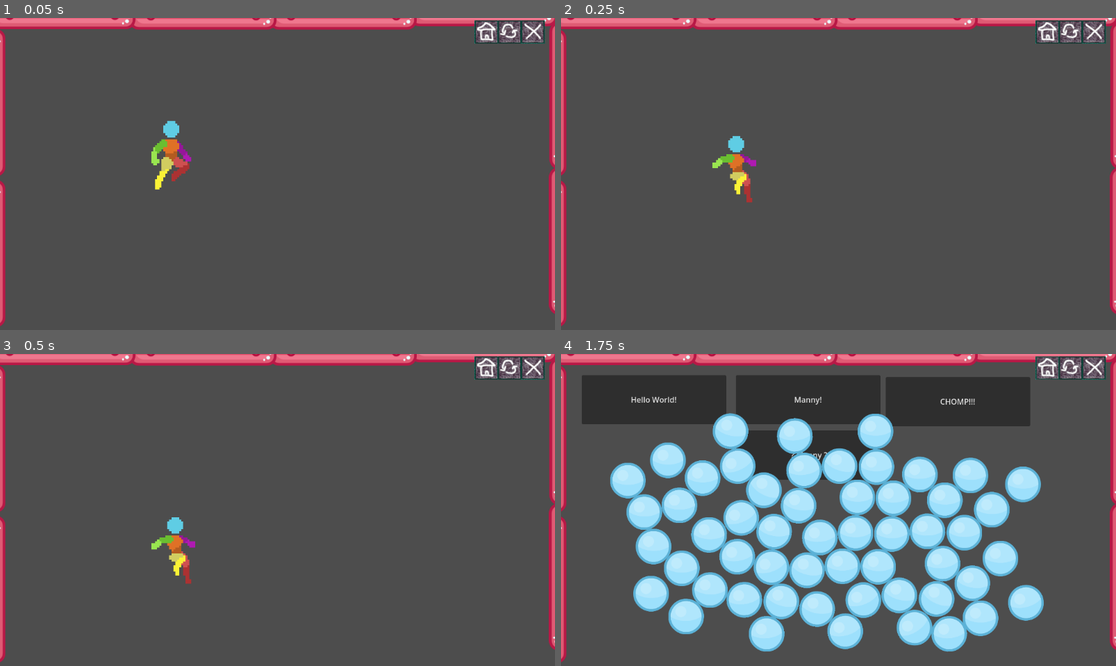
Above: before the commit, frames 1-4 (two rows, left to right).
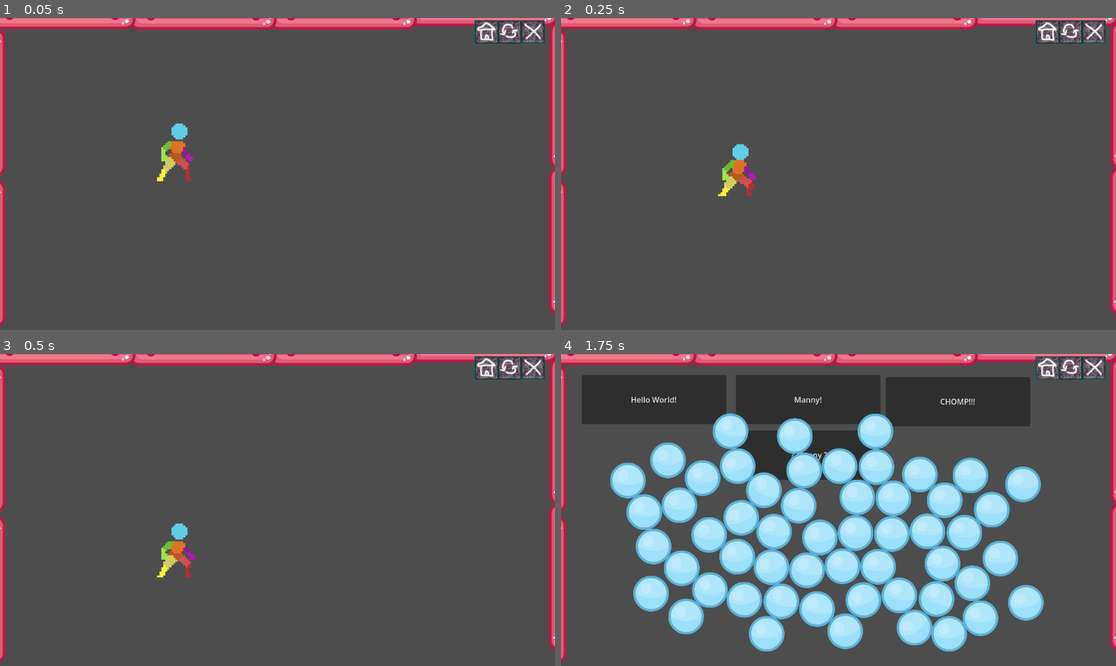
Above: after the commit, the same moments.

Repository: StevenPartridge/godot-learning
Game: Godot game, scene res://Manny2/MannysWorld2.tscn
Same seed, same stepped clock (60 frames per second), same inputs: the game is played once before the commit and once after it. This scene is started directly instead of the project's main scene.
Inputs (mouse positions are in pixels of both pictures, inside the frame that each line leads up to):
- Up to frame 1 (0.05 s): no input
- Up to frame 2 (0.25 s): no input
- Up to frame 3 (0.5 s): no input
- Up to frame 4 (1.75 s): move the mouse to (960, 494) at 0.52 s; hold Right (MoveRight) 0.53-1.25 s; hold S (Crouch) 0.53-1.25 s; tap Space (Jump) at 0.77, 0.8, 1.07 s; click (1049, 366) at 1.25 s

The runs differ from the first frame. In frame 1, 0.7% of the frame differs, in the area x 27-35%, y 32-56%; in frame 2, 0.8%, in the area x 27-36%, y 37-60%; in frame 3, 0.7%; in frame 4, nothing differs.

Commit message:
This is too close to perfect for me to NOT commit right now

Diff:
--- a/src/Manny2/Manny2.gd
+++ b/src/Manny2/Manny2.gd
@@ -1,26 +1,34 @@
 extends CharacterBody2D
+
+enum State {
+	IDLE,
+	WALK,
+	JUMP,
+	LAND,
+	CROUCH
+	# Add other states like ATTACK, CLIMB, etc.
+}
+
+const SPEED = 300.0
+const JUMP_VELOCITY = -600.0
+const DECELERATION = 0.1
 
 enum Direction { LEFT, RIGHT }
 var current_direction = Direction.RIGHT
 
-const SPEED = 300.0
-const JUMP_VELOCITY = -600.0
-const DECELERATION = 0.1
-const MIN_SCALE = 1
-const MAX_SCALE = 3
-const GROUND_POUND_SPEED = 600.0
-const BOUNCE_HEIGHT = 500.0
-const ROTATION_MULTIPLIER = 1.5
-const GROUND_POUND_COOLDOWN = 1.0
+var current_state = State.IDLE
+var previous_state = State.IDLE
 
 # Get the gravity from the project settings to be synced with RigidBody nodes.
 var gravity = ProjectSettings.get_setting("physics/2d/default_gravity")
+
 @onready var Manny = $AnimatedSprite2D
 
 func _physics_process(delta):
-	handle_inputs()
+	handle_input()
+	update_state()
+	play_animation_based_on_state()
 	update_velocity(delta)
-
 	move_and_slide()
 
 func update_velocity(delta):
@@ -31,46 +39,16 @@
 	if !Input.is_action_just_pressed("Crouch"):
 		var direction = get_input_direction()
 		update_horizontal_velocity(direction)
-		var new_animation = update_animation(direction)
-		if new_animation:
-			set_animation(new_animation)
-
-
-func set_animation(anim: String):
-	var current_animation = Manny.animation
-	var let_finish = ["LandOnGround"]
-	var should_finish = let_finish.any(func(string): return string == current_animation)
-	if should_finish and anim == current_animation:
-		return
-	if (Manny.animation != anim):
-		Manny.play(anim)
-
-func update_animation(direction: int):
-	var current_animation = Manny.animation
-	if current_animation == "SmallJump" and is_idle():
-		return "LandOnGround"
-	elif is_idle():
-		return "Idle"
-	elif !is_on_floor():
-		if Manny.animation != "SmallJump":
-			return "SmallJump"
-		else:
-			return
-	elif abs(velocity.x) >= 15:
-		return "Walk"
-	elif Input.is_action_just_pressed("Crouch"):
-		print("Not happening")
-		return "CrouchIdle"
-
-func is_idle():
-	var current_animation = Manny.animation
-	return !Input.is_action_pressed("Crouch") and is_on_floor() and abs(velocity.x) < 15
 
 func update_horizontal_velocity(direction: int):
 	if direction != 0:
 		velocity.x = direction * SPEED
 	else:
 		velocity.x = lerp(velocity.x, 0.0, DECELERATION)
+
+func apply_gravity(delta):
+	if not is_on_floor():
+		velocity.y += gravity * delta
 
 func get_input_direction() -> int:
 	var direction = 0
@@ -82,16 +60,54 @@
 		direction += 1
 	return direction
 
-func apply_gravity(delta):
-	if not is_on_floor():
-		velocity.y += gravity * delta
 
-func handle_inputs():
+func is_crouching():
+	return Input.is_action_pressed("Crouch") and is_on_floor() and get_input_direction() == 0
+
+func handle_input():
 	if Input.is_action_just_pressed("Jump") and is_on_floor():
+		current_state = State.JUMP
 		velocity.y = JUMP_VELOCITY
-	if Input.is_action_just_pressed("MoveLeft"):
+	if Input.is_action_just_pressed("MoveLeft") and is_on_floor():
 		current_direction = Direction.LEFT
+		current_state = State.WALK
 		Manny.flip_h = true
-	if Input.is_action_just_pressed("MoveRight"):
+	if Input.is_action_just_pressed("MoveRight") and is_on_floor():
 		current_direction = Direction.RIGHT
+		current_state = State.WALK
 		Manny.flip_h = false
+	if is_crouching():
+		current_state = State.CROUCH
+	elif is_on_floor() and get_input_direction() == 0:
+		current_state = State.IDLE
+
+func update_state():
+	# Update the state based on conditions, like landing
+	if is_on_floor() and previous_state == State.JUMP:
+		current_state = State.LAND
+
+func play_animation_based_on_state():
+	match current_state:
+		State.IDLE:
+			play_animation("Idle")
+		State.WALK:
+			play_animation("Walk")
+		State.JUMP:
+			play_animation("SmallJump")
+		State.LAND:
+			play_animation("LandOnGround")
+			# Set a deferred call to switch to idle after the landing animation
+			call_deferred("_set_state_idle")
+		State.CROUCH:
+			play_animation("CrouchIdle")
+		# Add cases for other states
+
+func play_animation(anim_name):
+	if Manny.animation != anim_name:
+		Manny.play(anim_name)
+
+func _set_state_idle():
+	if is_on_floor():
+		current_state = State.IDLE
+
+# Add more functions and logic for other states and transitions
